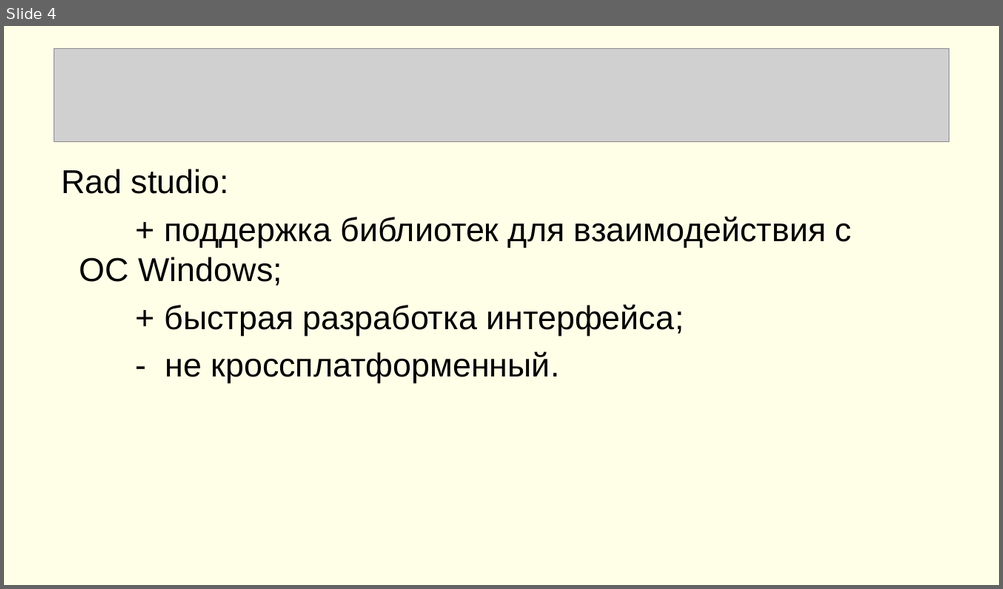
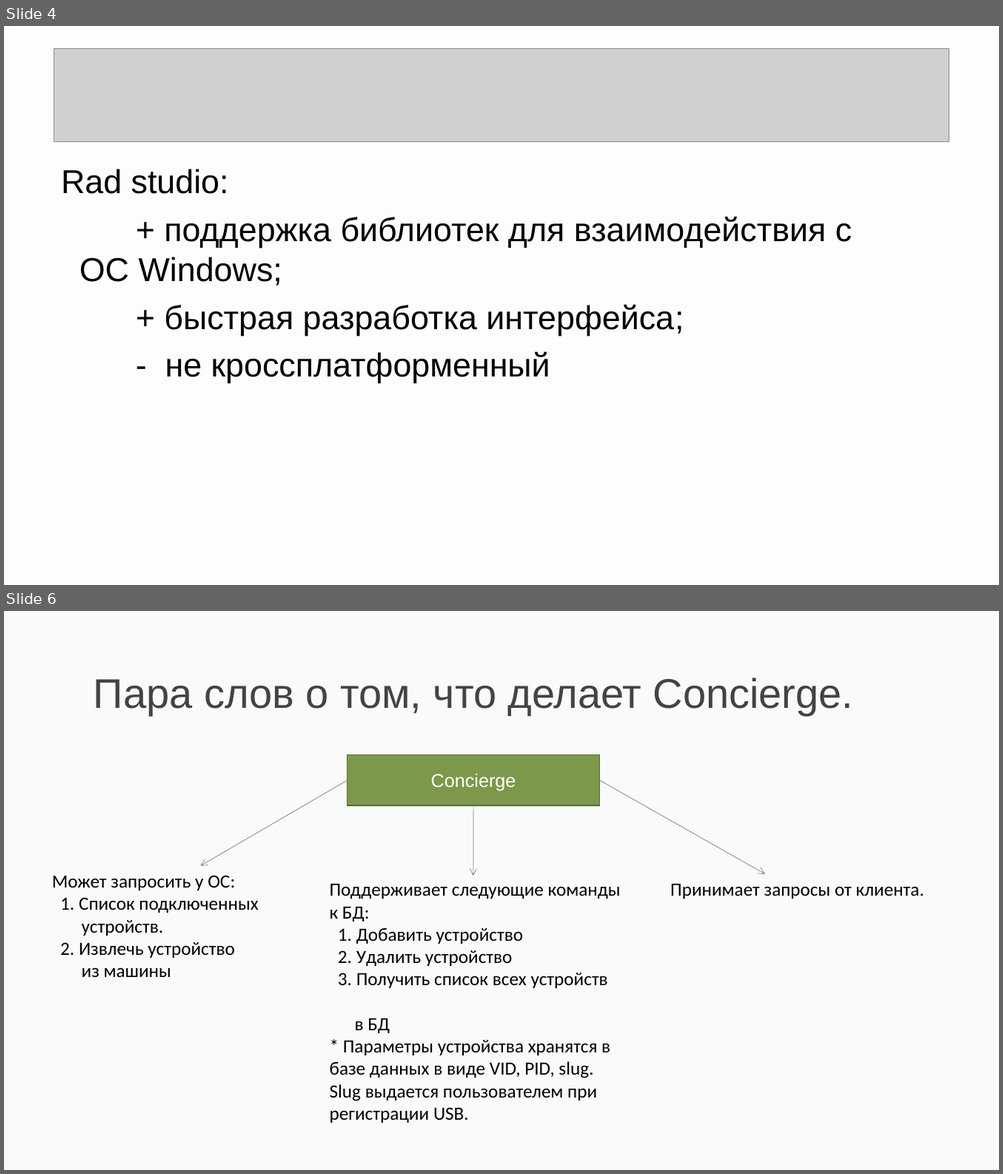
Before and after one commit to alekseisirmais/CPP_PARK, a slide deck: К защите.ppt. Shown one above the other, each under a label of ours: slide 4 before the commit, slides 4 and 6 after it; the slides between them are not shown. The pictures are 1003x589 and 1003x1174 pixels, drawn with LibreOffice and Linux fonts; fonts in the diff are those of the drawing; grey boxes stand for pictures. Boxes give left, top, right and bottom in pixels: in the first picture for what was removed or moved away, otherwise in the second. Text is boxed around its words. In the diff, an @@ line names an element or a change of style, - is before the commit and + after.

```diff
--- a/К защите.ppt
+++ b/К защите.ppt
@@ slide 6 added at (4,611,999,1170), background #B5C4C7 at 8% opacity @@
@@ title added at (94,678,853,715), 40 pt, text #434342 @@
+Пара слов о том, что делает Concierge.
@@ rectangle added at (347,755,599,806), fill #7C984A, outline #596E34 0.99 pt, 18 pt, text #FFFFFF @@
+Concierge
@@ arrow added from (347, 780) to (200, 866), #797B7E 0.51 pt @@
@@ arrow added from (599, 780) to (765, 874), #797B7E 0.51 pt @@
@@ arrow added from (473, 806) to (473, 876), #797B7E 0.51 pt @@
@@ text added at (52,875,258,977), 18 pt, text #000000 @@
+Может запросить у ОС:
+1. Список подключенных
+устройств.
+2. Извлечь устройство
+из машины
@@ text added at (330,883,620,1123), 18 pt, text #000000 @@
+Поддерживает следующие команды к БД:
+1. Добавить устройство
+2. Удалить устройство
+3. Получить список всех устройств
+в БД
+* Параметры устройства хранятся в базе данных в виде VID, PID, slug. Slug выдается пользователем при регистрации USB.
@@ text added at (670,883,924,899), 18 pt, text #000000 @@
+Принимает запросы от клиента.
@@ slide 4 changed as well @@
@@ background #FFFF00 at 9% opacity to #FFFFFF @@
@@ text at (165,352,550,383): text changed @@
-- не кроссплатформенный.
+- не кроссплатформенный
```
Also in this commit, not shown: 4 other slides changed, 5 other slides added, 6 slides removed.
